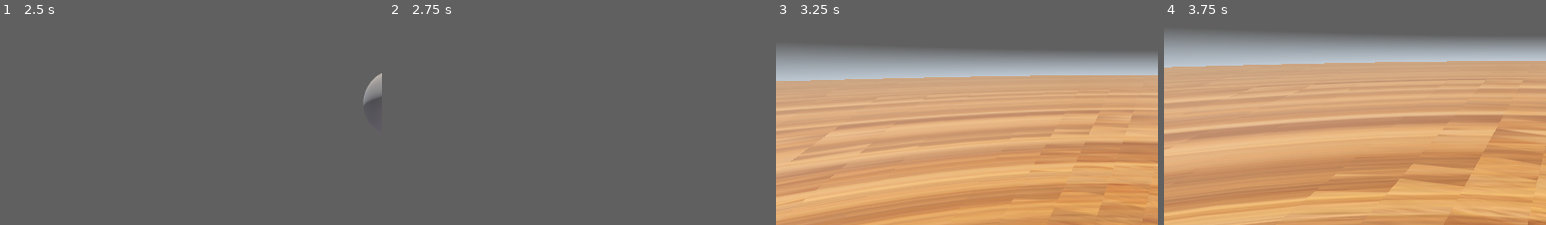
Above: before the commit, frames 1-4 (left to right).
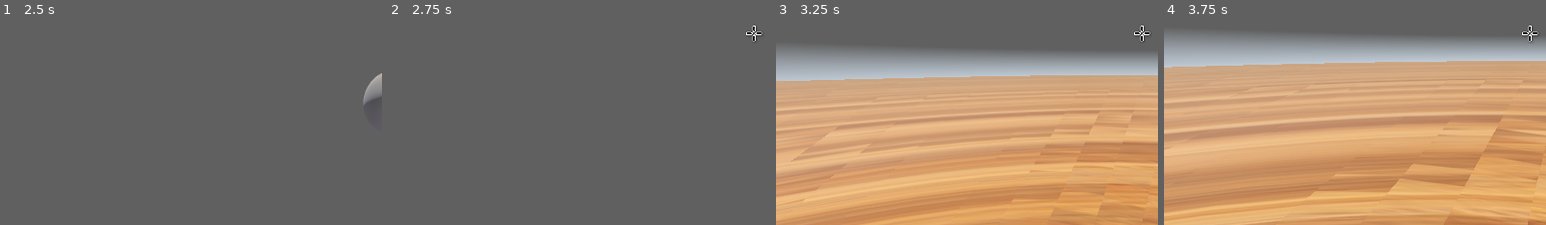
Above: after the commit, the same moments.

Repository: Aishgadol/Molecule1
Game: Godot game, scene res://Scenes/start_menu.tscn
Two runs of this game, one before a commit and one after it. Both use one fixed random seed, a clock stepped at 60 frames per second and the inputs below. The engine's default icon, where the game draws it, is replaced by a stand-in: a white triangle on a blue panel in a dark square. A sky picture missing from this copy of the repository is replaced by a grey-blue gradient. Sound files missing from this copy of the repository are replaced by a short silence.
Inputs (mouse positions are % of the whole screen's width and height, from its top left):
- Up to frame 1 (2.5 s): click "Start" at 0.5 s; move the mouse to (72, 43) at 1.27 s; hold D 1.28-2.03 s; hold Shift 1.28-2.03 s; click (72, 43) at 1.42 s; tap Space (ui_select) at 1.52, 2.27 s; move the mouse to (30, 53) at 2.02 s; hold S from 2.03 s (still down); tap Shift at 2.1 s
- Up to frame 2 (2.75 s): keep holding S
- Up to frame 3 (3.25 s): move the mouse to (52, 46) at 2.77 s; release S at 2.78 s; hold W from 2.78 s (still down); hold Shift from 2.78 s (still down)
- Up to frame 4 (3.75 s): keep holding W; move the mouse to (49, 50) at 3.52 s; release Shift at 3.53 s; tap Shift at 3.6 s; click (49, 50) at 3.67 s
The pictures show only the part of the screen within x 2-52%, y 44-94%; the shares and areas given below are measured in that part.

Frame 1 is identical in both runs. In frame 2, 0.1% of the frame differs, in the area x 93-98%, y 3-12%; in frame 3, 0.1%; in frame 4, 0.1%.

Commit message:
more progress

Diff:
--- a/Scripts/DocumentManager.gd
+++ b/Scripts/DocumentManager.gd
@@ -36,8 +36,18 @@
 		else:
 			print("Python script 'gc.py' found at path: %s" % script_path_global)
 
+
+		#this segement is for "cleanup" before reading new file
+		for child in get_children():
+			if child.name.contains("File"):
+				child.queue_free()
+		loaded_info=""
+		content_load_error=false
+
+
 		open_file("zmat")
 		await file_dialog_done
+
 		if(loaded_info!=""):
 			entityManager.newMol(convert_zmatrix_to_coordinates(loaded_info))
 
@@ -66,6 +76,7 @@
 		return
 
 	var connected= file_dialog.connect("file_selected", Callable(self, "_on_file_selected"))
+
 	if connected != OK:
 		print("failed to connect FILE")
 	add_child(file_dialog)
@@ -94,6 +105,9 @@
 
 	#file_dialog.queue_free()
 	emit_signal("file_dialog_done")
+
+func _on_file_dialog_closed(file_dialog):
+	file_dialog.queue_free()
 
 func load_file_content(file_path: String) -> String:
 	var file_extension = file_path.get_extension().to_lower()
--- a/Scripts/EntityManager.gd
+++ b/Scripts/EntityManager.gd
@@ -1,6 +1,7 @@
 class_name EntityManager
 extends Node
 
+@onready var root:Node3D=$Root
 
 #  |    |  |  |    |
 #  \/  \/ \/  \/   \/
@@ -10,8 +11,87 @@
 # too much work updating for every little change :(
 
 var displayed_molecules=[] #displayable items for world display
-
+var mol_counter:int=0
 # Called when the node enters the scene tree for the first time.
+
+#auxilary methods for constructing the 3d node for molecule
+func parse_xyz(xyz_string:String)->Array:
+	var lines=xyz_string.strip_edges().split("\n")
+	var num_atoms=int(lines[0])
+	var atoms=[]
+	for i in range(2,2+num_atoms):
+		var parts=lines[i].strip_edges().split()
+		if parts.size() >=4:
+			var symbol=parts[0]
+			var x=float(parts[1])
+			var y=float(parts[2])
+			var z=float(parts[3])
+			var atom={"symbol":symbol,"position":Vector3(x,y,z)}
+			atoms.append(atom)
+	return atoms
+
+func get_atom_mesh() ->Mesh:
+	var mesh=SphereMesh.new()
+	mesh.radius=2.0
+	mesh.height=4.0
+	return mesh
+
+func get_atom_aura_mesh()->Mesh:
+	var mesh=SphereMesh.new()
+	mesh.radius=2.0*1.2
+	mesh.height=4.0*1.2
+	return mesh
+
+func get_aura_material() -> StandardMaterial3D:
+	var mat=StandardMaterial3D.new()
+	mat.albedo_color=Color(1,1,1,0.5)
+	#mat.transparency_mode=BaseMaterial3D.TRANSPARENCY_ALPHA
+	mat.transparency=BaseMaterial3D.TRANSPARENCY_ALPHA
+	mat.cull_mode=BaseMaterial3D.CULL_FRONT
+	return mat
+
+func get_tube_mesh(l :float)->Mesh:
+	var mesh=CylinderMesh.new()
+	mesh.top_radius=get_tube_radius()
+	mesh.bottom_radius=get_tube_radius()
+	mesh.height=l
+	return mesh
+
+func get_tube_radius()->float:
+	return 0.5
+
+func get_tube_aura_mesh(l:float)->Mesh:
+	var mesh=CylinderMesh.new()
+	var radius=get_tube_radius()*1.2
+	mesh.top_radius=radius
+	mesh.bottom_radius=radius
+	mesh.height=l
+	return mesh
+
+func get_tube_transform(pos1:Vector3,pos2:Vector3)->Transform3D:
+	var dir=pos2-pos1
+	var l=dir.length()
+	var mid=(pos1+pos2)*0.5
+	var up=Vector3(0,1,0)
+	var axis=up.cross(dir).normalized()
+	var angle=acos(up.dot(dir.normalized()))
+	var basis=Basis()
+
+	if axis.length()==0:
+		if dir.y>0:
+			basis=Basis()
+		else:
+			basis=Basis(Vector3(1,0,0),PI)
+	else:
+		basis=Basis(axis,angle)
+
+	var transform=Transform3D(basis,mid)
+	return transform
+
+#end of auxilary methods
+
+
+
 func _ready() -> void:
 
 
@@ -23,10 +103,114 @@
 	pass
 
 
-func sendZmat(zmat:String)->void:
-	print("\ngot zmat: \n",zmat)
 
 #mol: { "zmat":zmat_string (string) , "xyz": xyz_string (string), "bonds":bonds (array) }
 func newMol(mol):
+	var mol_node:Node3D=buildMol(mol)
+	displayed_molecules.append(mol_node)
+	root.spawn_molecule(mol_node)
+
 	for x in mol:
 		print(x," :\n",mol[x])
+
+
+
+func buildMol(mol_data: Dictionary) -> Node3D:
+	var mol:Node3D=Node3D.new()
+	mol.name="mol_"+str(mol_counter)
+	mol.add_to_group("grabbable")
+
+	var molbody=RigidBody3D.new()
+	molbody.gravity_scale=0
+	molbody.name="molbody_"+str(mol_counter)
+	mol.add_child(molbody)
+
+	var atoms = parse_xyz(mol_data["xyz"])
+
+	var bonds=mol_data["bonds"]
+
+	#create aura
+	var aura_node=Node3D.new()
+	aura_node.name="aura"
+	aura_node.visible=false
+	molbody.add_child(aura_node)
+
+	#create atom nodes
+	for i in range(len(atoms)):
+		var atom=atoms[i]
+		var symbol=atom["symbol"]
+		var pos=atom["position"]
+
+		var atom_mesh=MeshInstance3D.new()
+		atom_mesh.name="atom{0}_mesh".format([i+1])
+		atom_mesh.transform.origin=pos
+		atom_mesh.mesh=get_atom_mesh()
+		molbody.add_child(atom_mesh)
+
+		var atom_label=Label3D.new()
+		atom_label.name="atom{0}_label".format([i+1])
+		atom_label.text=symbol
+		#atom_label.BillboardMode
+		atom_label.horizontal_alignment=HORIZONTAL_ALIGNMENT_CENTER
+		atom_label.vertical_alignment=VERTICAL_ALIGNMENT_CENTER
+		atom_label.transform.origin=pos
+		molbody.add_child(atom_label)
+
+		#collisionshape for atom
+		var atom_col=CollisionShape3D.new()
+		atom_col.name="atom{0}_collision".format([i+1])
+		atom_col.transform.origin=pos
+		var sphere_shape=SphereShape3D.new()
+		sphere_shape.radius=2.0
+		#sphere_shape.height=4.0
+		atom_col.shape=sphere_shape
+		molbody.add_child(atom_col)
+
+		#create aura for atom
+		var atom_aura=MeshInstance3D.new()
+		atom_aura.name="atom{0}_aura".format([i+1])
+		atom_aura.visible=true;
+		atom_aura.transform.origin=pos
+		atom_aura.mesh=get_atom_aura_mesh()
+		atom_aura.material_override=get_aura_material()
+		aura_node.add_child(atom_aura)
+
+	#create bonds (tubes)
+	for bond in bonds:
+		var index1=bond[0]-1 #adjust for indices being 1-based
+		var index2=bond[1]-1
+		var pos1=atoms[index1]["position"]
+		var pos2=atoms[index2]["position"]
+
+		#tube mesh
+		var tube_mesh=MeshInstance3D.new()
+		tube_mesh.name="tube_mesh{1}_{2}".format({"1":index1+1,"2":index2+1})
+		tube_mesh.mesh=get_tube_mesh((pos1-pos2).length())
+		tube_mesh.transform=get_tube_transform(pos1,pos2)
+		molbody.add_child(tube_mesh)
+
+		#tube collision
+		var tube_col=CollisionShape3D.new()
+		tube_col.name="tube_collision{1}_{2}".format({"1":index1+1,"2":index2+1})
+		var cyl_shape=CylinderShape3D.new()
+		cyl_shape.radius=get_tube_radius()
+		cyl_shape.height=(pos1-pos2).length()#*1.1
+		tube_col.shape=cyl_shape
+		tube_col.transform=get_tube_transform(pos1,pos2)
+		molbody.add_child(tube_col)
+
+		#tube aura
+		var tube_aura=MeshInstance3D.new()
+		tube_aura.name="tube_aura{1}_{2}".format({"1":index1+1,"2":index2+1})
+		tube_aura.visible=true
+		tube_aura.mesh=get_tube_aura_mesh((pos1-pos2).length())
+		tube_aura.material_override=get_aura_material()
+		tube_aura.transform=get_tube_transform(pos1,pos2)
+		aura_node.add_child(tube_aura)
+
+	return mol
+
+
+
+	mol_counter+=1
+	return mol
--- a/Scripts/world.gd
+++ b/Scripts/world.gd
@@ -5,6 +5,7 @@
 @onready var camera = $World/Player/PlayerCamera
 @onready var level=$World/Level
 @onready var floor=$World/Level/Floor/CSGCylinder3D
+@onready var crosshair=$World/Player/CanvasLayer/TextureRect
 @onready var going_back=false
 @export var doc_mgr_script :Resource=preload("res://Scripts/DocumentManager.gd")
 @onready var explosion_scene:PackedScene =preload("res://Scenes/vfx_explosion.tscn")
@@ -17,7 +18,7 @@
 func _ready() ->void:
 	camera.set_root(self)
 	print("okay lets go world")
-
+	crosshair.visible=true
 	camera.rotation_degrees=Vector3(45,105,0)
 
 
@@ -30,8 +31,11 @@
 		pause_menu.visible = paused
 		if paused:
 			Input.set_mouse_mode(Input.MOUSE_MODE_VISIBLE)
+			crosshair.visible=false
 		else:
 			Input.set_mouse_mode(Input.MOUSE_MODE_CAPTURED)
+			crosshair.visible=true
+
 
 		camera.set_paused_state(paused)  # Notify the camera script of the pause state
 
@@ -112,3 +116,8 @@
 				explosion_instance.queue_free()
 				#explosion_instance.queue_free()
 				break
+
+
+func spawn_molecule(mol : Node3D):
+	level.add_child(mol)
+	mol.transform.origin=Vector3(15.0,15.0,15.0)
